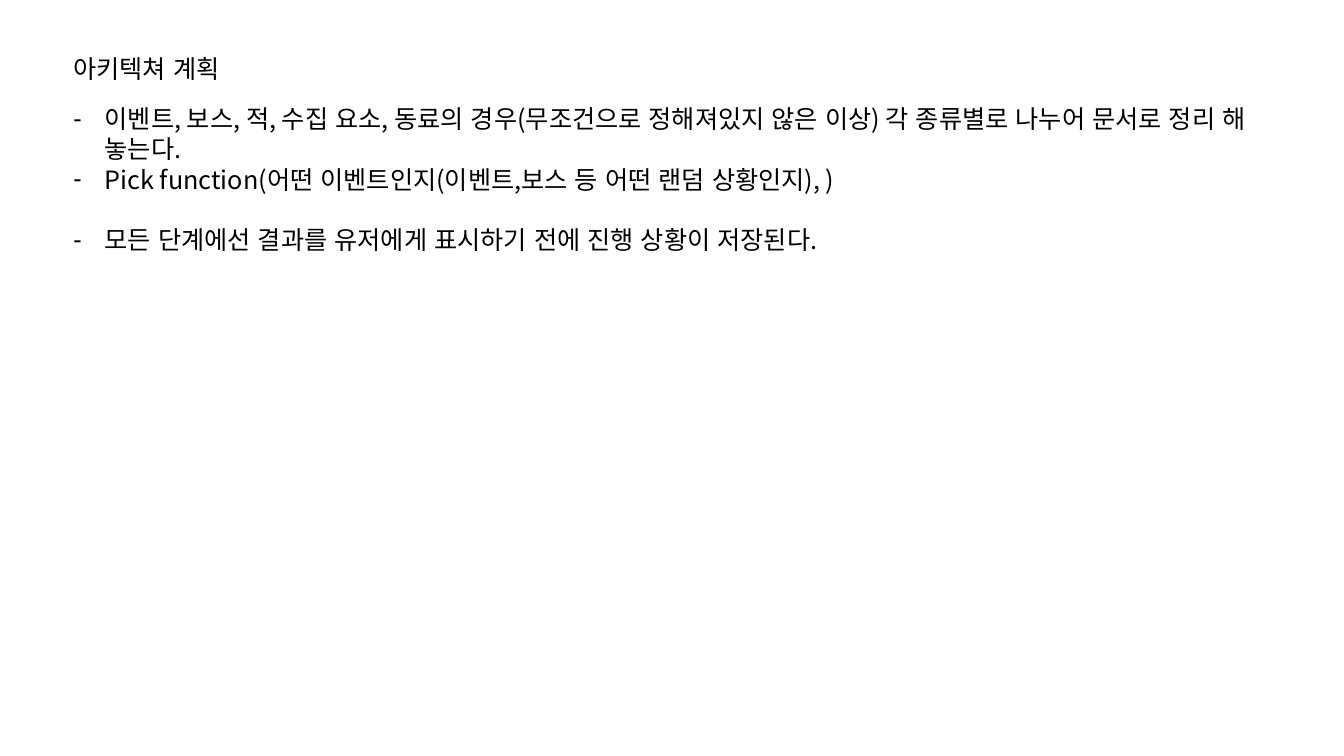
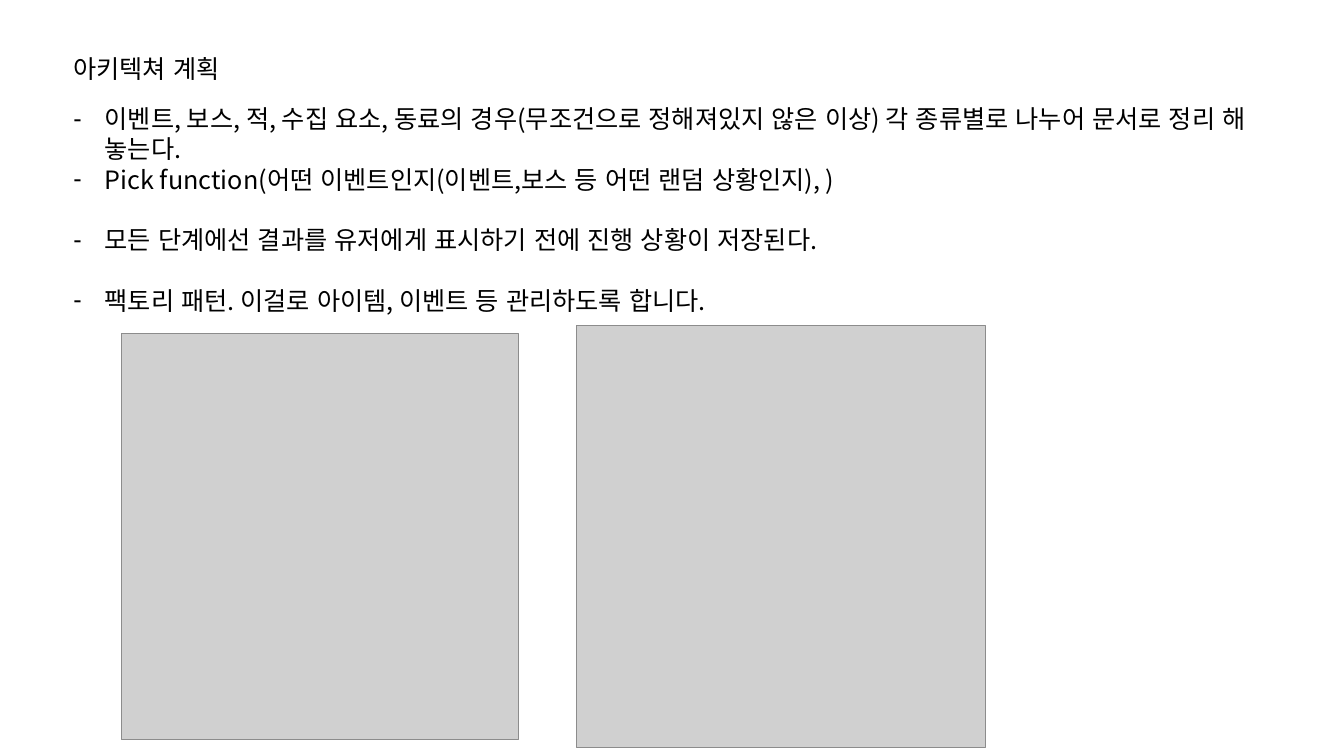
Before and after one commit to IdfKLeh/capstone, a slide deck: slide 1 of 아키텍쳐.pptx. Drawn at 1344x756 pixels with LibreOffice and Linux fonts; fonts in the diff are those of the drawing; grey boxes stand for pictures. Boxes give left, top, right and bottom in pixels: in the first picture for what was removed or moved away, otherwise in the second. Text is boxed around its words. In the diff, an @@ line names an element or a change of style, - is before the commit and + after.

Commit message:
아이디어 추가

```diff
--- a/아키텍쳐.pptx
+++ b/아키텍쳐.pptx
@@ text at bbox=[105, 289, 706, 315]: paragraph added @@
+– 팩토리 패턴. 이걸로 아이템, 이벤트 등 관리하도록 합니다.
@@ picture added at bbox=[577, 326, 986, 747] @@
@@ picture added at bbox=[121, 333, 518, 740] @@
```
Also in this commit, not shown: 1 other file.
